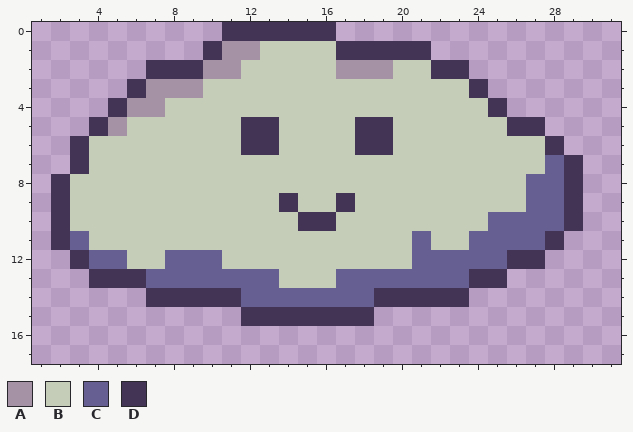
Pixel-art sprite -- src/scenes/cloud/cloud.png. The first picture shows the starting point.
The file is 64x64 pixels. Shown: x 1..31, y 0..17.
Palette (. is transparent): A #a593a5  B #c5ccb8  C #666092  D #433455
Pixels before, first column x 2:
 0 .........DDDDDD.............
 1 ........DAABBBBDDDDD........
 2 .....DDDAABBBBBAAABBDD......
 3 ....DAAABBBBBBBBBBBBBBD.....
 4 ...DAABBBBBBBBBBBBBBBBBD....
 5 ..DABBBBBBDDBBBBDDBBBBBBDD..
 6 .DBBBBBBBBDDBBBBDDBBBBBBBBD.
 7 .DBBBBBBBBBBBBBBBBBBBBBBBBCD
 8 DBBBBBBBBBBBBBBBBBBBBBBBBCCD
 9 DBBBBBBBBBBBDBBDBBBBBBBBBCCD
10 DBBBBBBBBBBBBDDBBBBBBBBCCCCD
11 DCBBBBBBBBBBBBBBBBBCBBCCCCD.
12 .DCCBBCCCBBBBBBBBBBCCCCCDD..
13 ..DDDCCCCCCCBBBCCCCCCCDD....
14 .....DDDDDCCCCCCCDDDDD......
15 ..........DDDDDDD...........
The result:
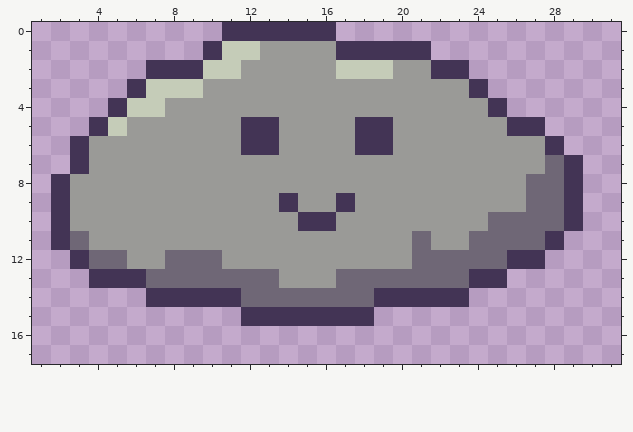
Difference:
Colour A changes from #a593a5 to #c5ccb8.
Colour B changes from #c5ccb8 to #9a9a97.
Colour C changes from #666092 to #6f6776.
